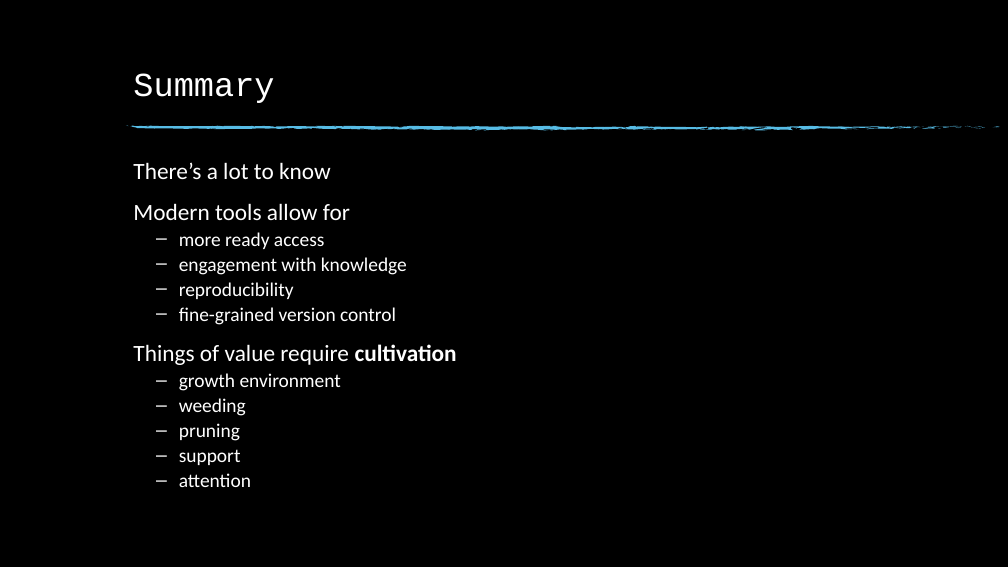
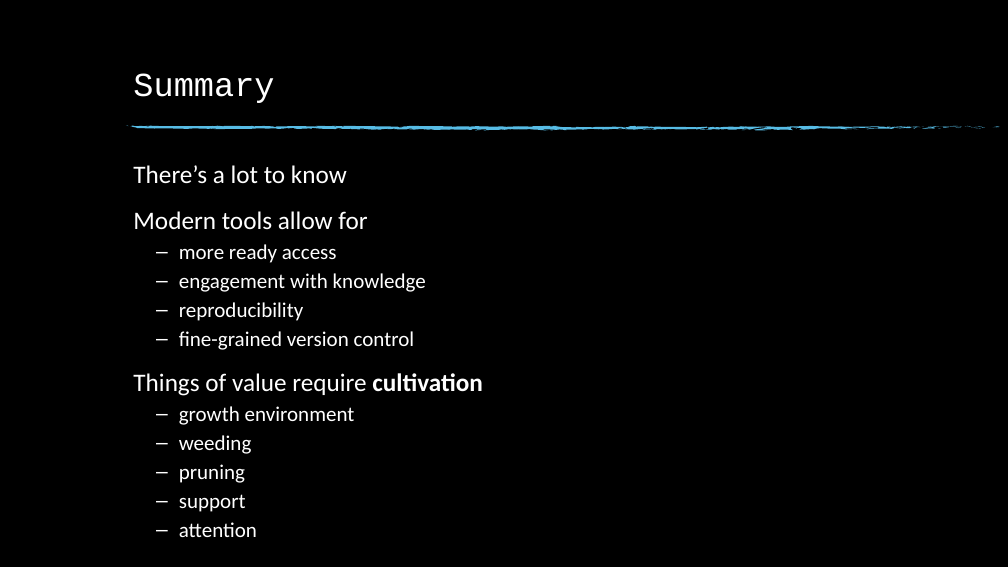
Before and after one commit to Society-of-Flight-Test-Engineers/handbook-2013, a slide deck: slide 16 of tutorials/2020-10-22-Symposium/porting-the-handbook.pptx. Drawn at 1008x567 pixels with LibreOffice and Linux fonts; fonts in the diff are those of the drawing; background and template pictures are left out. Boxes give left, top, right and bottom in pixels: in the first picture for what was removed or moved away, otherwise in the second. Text is boxed around its words. In the diff, an @@ line names an element or a change of style, - is before the commit and + after.

```diff
--- a/tutorials/2020-10-22-Symposium/porting-the-handbook.pptx
+++ b/tutorials/2020-10-22-Symposium/porting-the-handbook.pptx
@@ text "There’s a lot to know" at [133, 165, 483, 512]: size 22.2 to 24 pt in "There’s a lot to know", "Modern tools allow for", "Things of value require cultivation"; size 18.5 to 20 pt in "more ready access", "engagement with knowledge", "reproducibility", "fine-grained version control" and 5 more places; line spacing 0.8 to 0.9 @@
```
Also in this commit, not shown: 4 other slides changed, 1 slide added, 1 slide removed, 5 other files.
